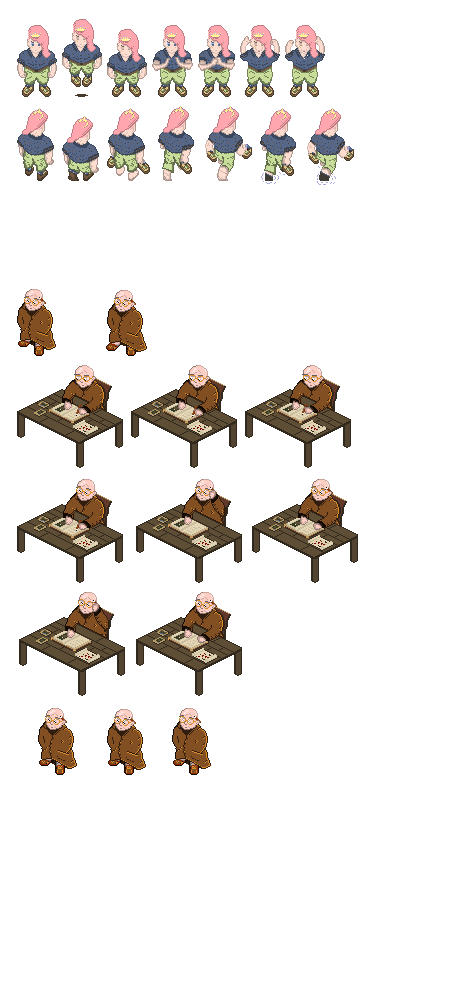
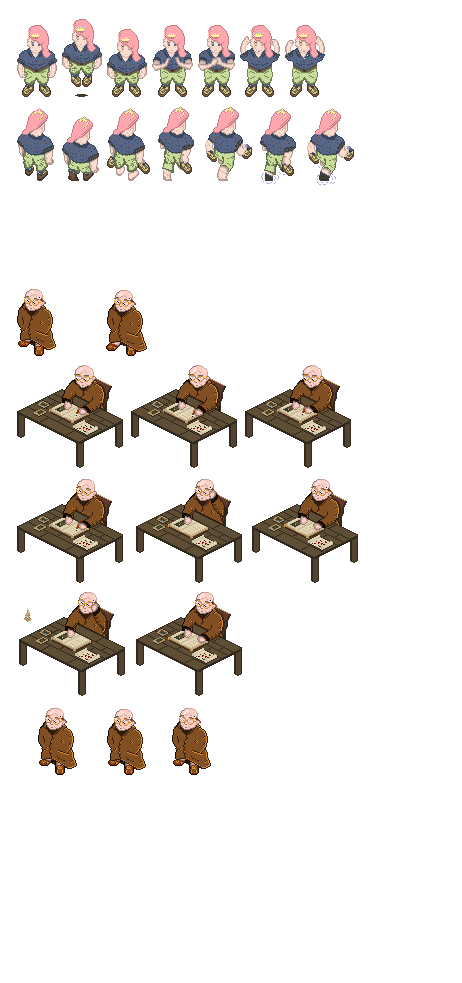
Layer changes from the first 462×983 image to the second:
added group "Candle" with 1 layers above "Wizard - idle" over [left=24, top=608, right=32, bottom=622]
added layer "candle" in group "Candle" over [left=24, top=608, right=32, bottom=622]
added layer "Layer 5" in group "4" over [left=91, top=603, right=108, bottom=635]
hid "Layer 2" over [left=92, top=603, right=109, bottom=635]
